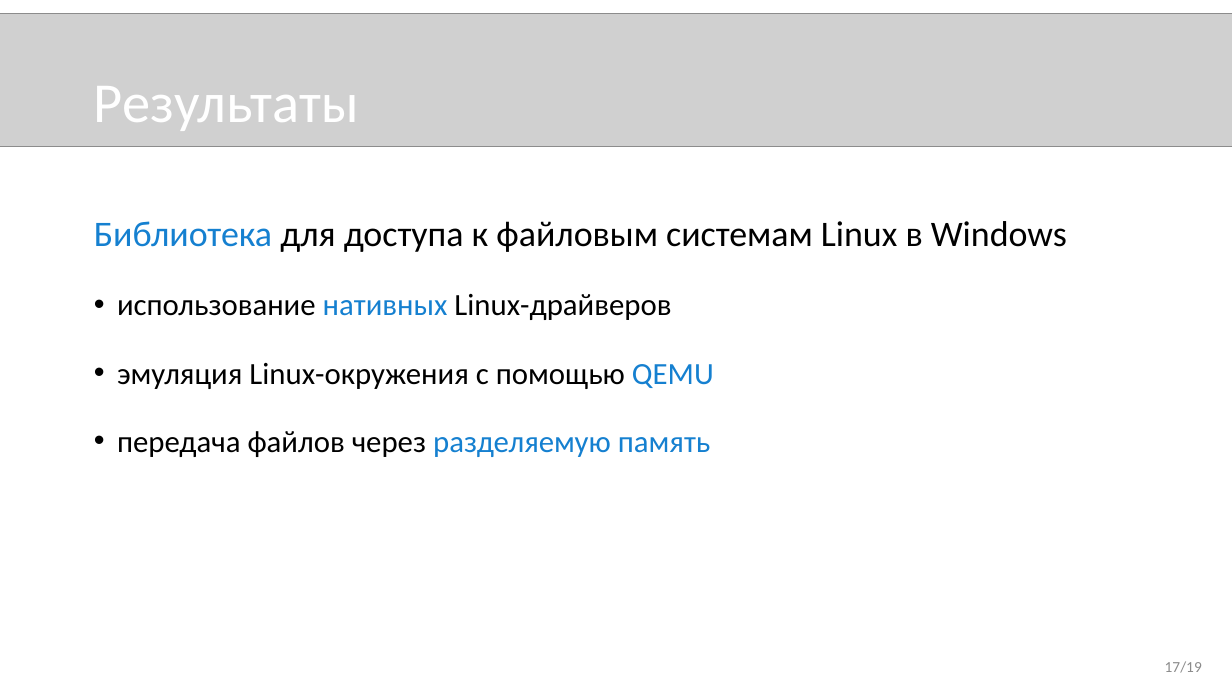
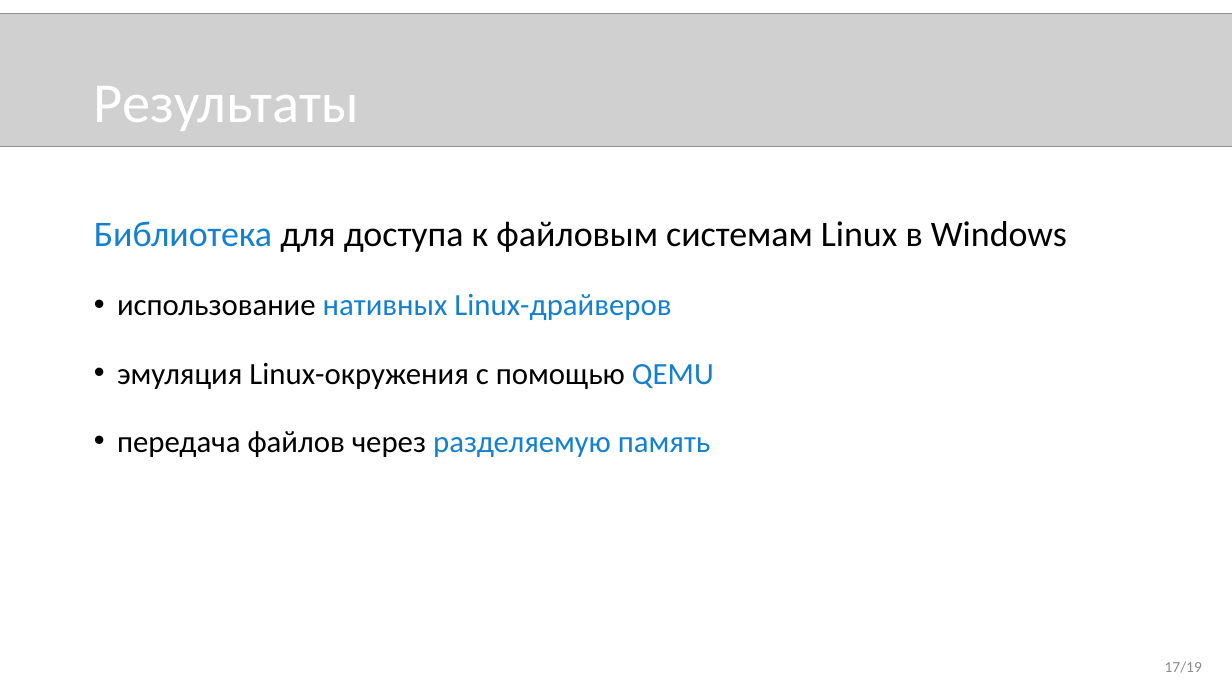
Before and after one commit to novokrest/master-thesis, a slide deck: slide 17 of presentation.pptx. Drawn at 1232x693 pixels with LibreOffice and Linux fonts; fonts in the diff are those of the drawing; grey boxes stand for pictures. Boxes give left, top, right and bottom in pixels: in the first picture for what was removed or moved away, otherwise in the second. Text is boxed around its words. In the diff, an @@ line names an element or a change of style, - is before the commit and + after.

```diff
--- a/presentation.pptx
+++ b/presentation.pptx
@@ text at (x1=117, y1=294, x2=671, y2=320): text colour #000000 to #1580D0 in "Linux-драйверов" @@
```
Also in this commit, not shown: 3 other slides changed, 1 slide removed, 3 other files.
